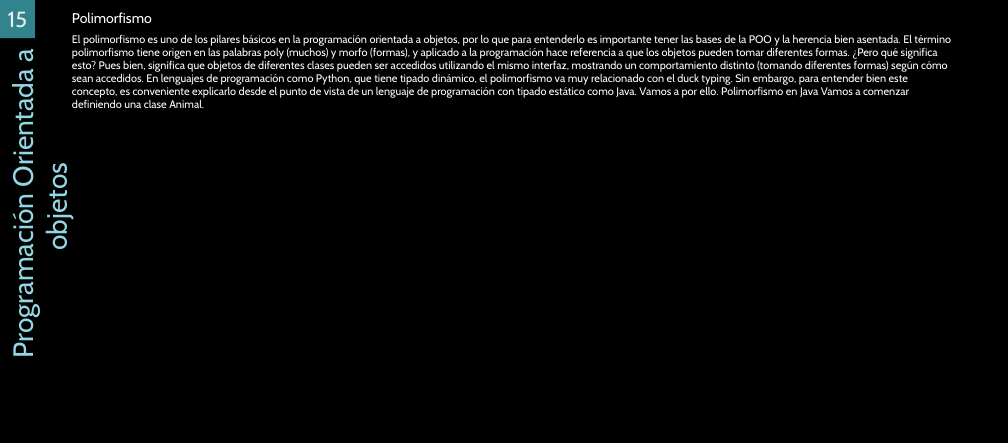
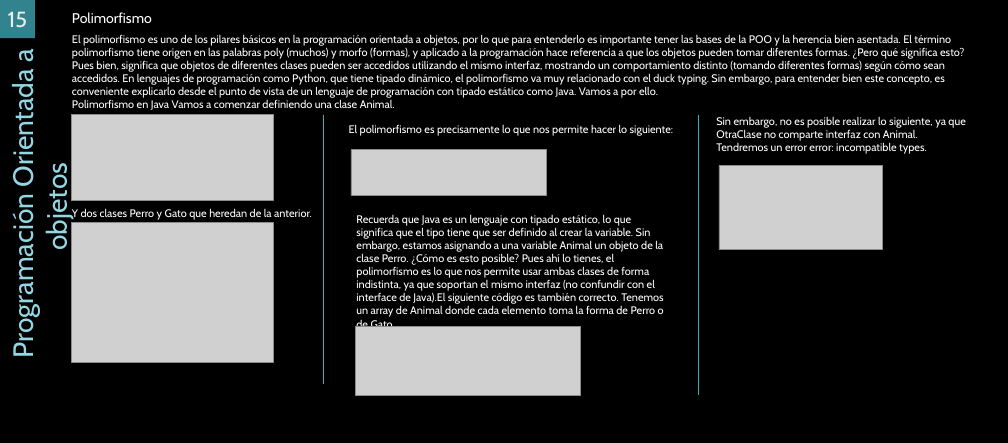
Before and after one commit to ErnestoUrrutia/EDC, a slide deck: slide 15 of PY/Material.pptx. Drawn at 1008x443 pixels with LibreOffice and Linux fonts; fonts in the diff are those of the drawing; grey boxes stand for pictures; background and template pictures are left out. Boxes give left, top, right and bottom in pixels: in the first picture for what was removed or moved away, otherwise in the second. Text is boxed around its words. In the diff, an @@ line names an element or a change of style, - is before the commit and + after.

```diff
--- a/PY/Material.pptx
+++ b/PY/Material.pptx
@@ text at box(72, 34, 964, 110): text changed @@
-El polimorfismo es uno de los pilares básicos en la programación orientada a objetos, por lo que para entenderlo es importante tener las bases de la POO y la herencia bien asentada. El término polimorfismo tiene origen en las palabras poly (muchos) y morfo (formas), y aplicado a la programación hace referencia a que los objetos pueden tomar diferentes formas. ¿Pero qué significa esto? Pues bien, significa que objetos de diferentes clases pueden ser accedidos utilizando el mismo interfaz, mostrando un comportamiento distinto (tomando diferentes formas) según cómo sean accedidos. En lenguajes de programación como Python, que tiene tipado dinámico, el polimorfismo va muy relacionado con el duck typing. Sin embargo, para entender bien este concepto, es conveniente explicarlo desde el punto de vista de un lenguaje de programación con tipado estático como Java. Vamos a por ello. Polimorfismo en Java Vamos a comenzar definiendo una clase Animal.
+El polimorfismo es uno de los pilares básicos en la programación orientada a objetos, por lo que para entenderlo es importante tener las bases de la POO y la herencia bien asentada. El término polimorfismo tiene origen en las palabras poly (muchos) y morfo (formas), y aplicado a la programación hace referencia a que los objetos pueden tomar diferentes formas. ¿Pero qué significa esto? Pues bien, significa que objetos de diferentes clases pueden ser accedidos utilizando el mismo interfaz, mostrando un comportamiento distinto (tomando diferentes formas) según cómo sean accedidos. En lenguajes de programación como Python, que tiene tipado dinámico, el polimorfismo va muy relacionado con el duck typing. Sin embargo, para entender bien este concepto, es conveniente explicarlo desde el punto de vista de un lenguaje de programación con tipado estático como Java. Vamos a por ello.
+Polimorfismo en Java Vamos a comenzar definiendo una clase Animal.
@@ picture added at box(71, 115, 273, 200) @@
@@ line added from (323, 115) to (323, 383), #41AEBD 0.5 pt @@
@@ line added from (698, 115) to (698, 395), #41AEBD 0.5 pt @@
@@ text added at box(716, 117, 965, 154), 14 pt, text #FFFFFF @@
+Sin embargo, no es posible realizar lo siguiente, ya que OtraClase no comparte interfaz con Animal. Tendremos un error error: incompatible types.
@@ text added at box(349, 124, 673, 136), 14 pt, text #FFFFFF @@
+El polimorfismo es precisamente lo que nos permite hacer lo siguiente:
@@ picture added at box(351, 150, 546, 195) @@
@@ picture added at box(719, 165, 882, 250) @@
@@ text added at box(72, 208, 312, 220), 14 pt, text #FFFFFF @@
+Y dos clases Perro y Gato que heredan de la anterior.
@@ picture added at box(71, 223, 273, 361) @@
@@ text added at box(356, 214, 664, 331), 14 pt, text #FFFFFF @@
+Recuerda que Java es un lenguaje con tipado estático, lo que significa que el tipo tiene que ser definido al crear la variable. Sin embargo, estamos asignando a una variable Animal un objeto de la clase Perro. ¿Cómo es esto posible? Pues ahí lo tienes, el polimorfismo es lo que nos permite usar ambas clases de forma indistinta, ya que soportan el mismo interfaz (no confundir con el interface de Java).El siguiente código es también correcto. Tenemos un array de Animal donde cada elemento toma la forma de Perro o de Gato.
@@ picture added at box(356, 326, 581, 395) @@
```
Also in this commit, not shown: 2 other slides changed, 12 slides added, 2 slides removed, 36 other files.
